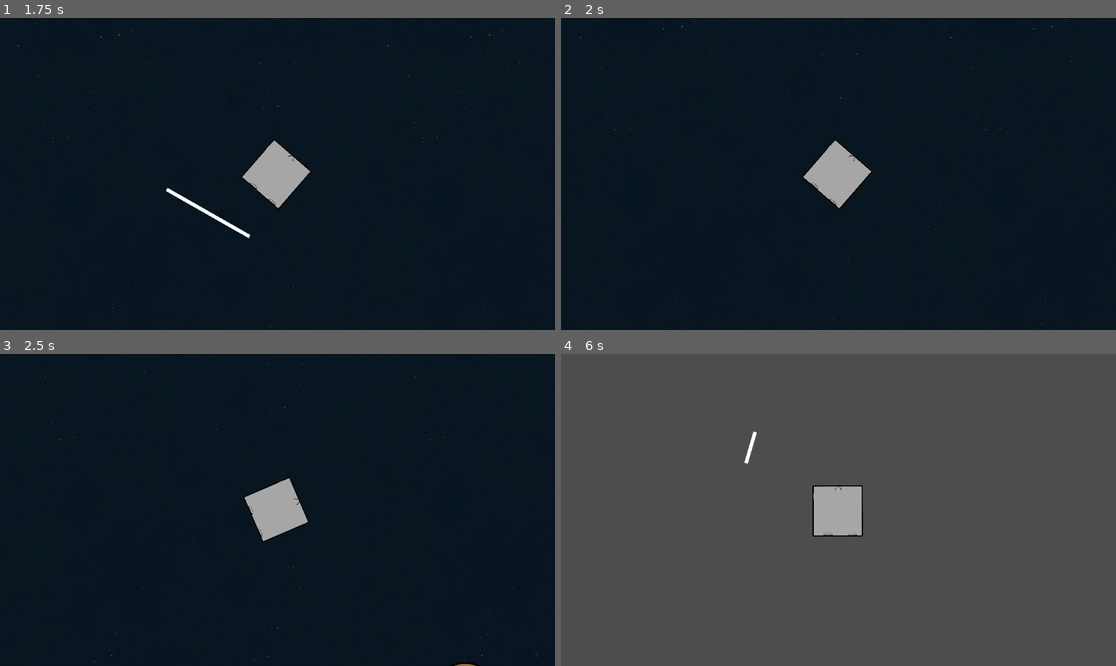
Above: before the commit, frames 1-4 (two rows, left to right).
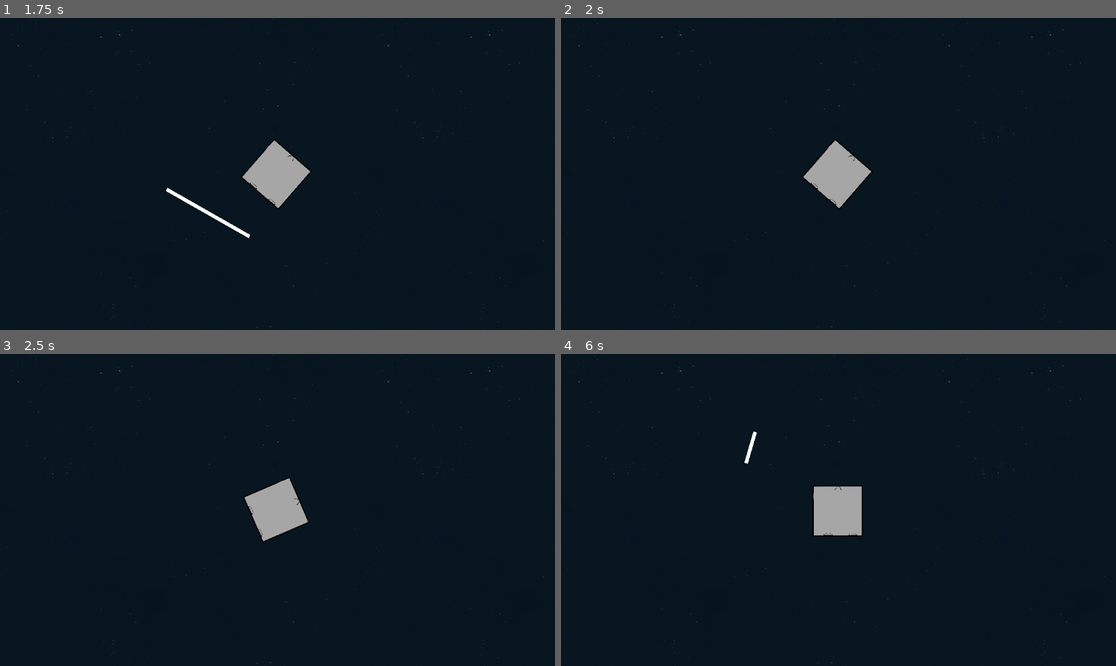
Above: after the commit, the same moments.

Repository: Dolphus2/NordicGameJam2026
Game: Godot game, scene res://scenes/game.tscn
Same seed, same stepped clock (60 frames per second), same inputs: the game is played once before the commit and once after it.
Inputs (mouse positions are in pixels of both pictures, inside the frame that each line leads up to):
- Up to frame 1 (1.75 s): tap Enter at 0.5 s; move the mouse to (399, 158) at 0.52 s; hold E (roll_right) 0.53-1.25 s; click (399, 158) at 0.67 s; drag from (166, 189) to (249, 236) at 1.27 s
- Up to frame 2 (2 s): no input
- Up to frame 3 (2.5 s): move the mouse to (333, 441) at 2.02 s; hold E (roll_right) from 2.03 s (still down); click (333, 441) at 2.17 s
- Up to frame 4 (6 s): release E (roll_right) at 2.75 s; drag from (810, 572) to (672, 463) at 2.77 s; move the mouse to (1005, 556) at 3.52 s; hold Q (roll_left) 3.53-4.25 s; click (1005, 556) at 3.67 s; drag from (672, 463) to (1054, 478) at 4.27 s; move the mouse to (866, 510) at 5.02 s; hold Q (roll_left) 5.03-5.75 s; click (866, 510) at 5.17 s; drag from (755, 432) to (727, 525) at 5.77 s

Frame 1 is identical in both runs. In frame 2, less than 0.1% of the frame differs, in the area x 1-98%, y 0-100%; in frame 3, 0.1%; in frame 4, 98%, in the area x 0-100%, y 0-100%.

Commit message:
cut polygon

Diff:
--- a/scripts/player.gd
+++ b/scripts/player.gd
@@ -19,6 +19,8 @@
 		slice_start[1]-slice_end[1],
 		slice_start[0]-slice_end[0]
 		).normalized()
+
+	var points = $CollisionPolygon2D.polygon
 
 	# TODO: DUMMY, Extract volume of polygon2D
 	const DUMMY_INIT_AREA = 20
@@ -98,10 +100,16 @@
 	if polygons.size() == 2: # Can optimize this with an earlier check if necessary
 		$CollisionPolygon2D.polygon.set_polygon(polygons[0])
 		#TODO: Update renderer to match new collision block.
-	return
+		return polygons[1]
+	return null # Think of a better solution.
 
 func _on_slicer_slice(slice_start, slice_end) -> void:
-	cut_player(slice_start, slice_end)
+	var small_piece = cut_player(slice_start, slice_end)
+	if small_piece:
+		# TODO: Spawn and render the part that flies off
+		throw_mass(slice_start, slice_end, get_area(small_piece))
+		#var points = $CollisionPolygon2D.polygon
+
 
 var debug_flag = true
 
--- a/scripts/slicer.gd
+++ b/scripts/slicer.gd
@@ -39,5 +39,3 @@
 
 				# TODO: Make sure to only call throw_mass if the slice goes through the polygon fully
 				# TODO: 10.0 is a dummy small area
-
-				player.throw_mass(slice_start, slice_end, 10.0)
